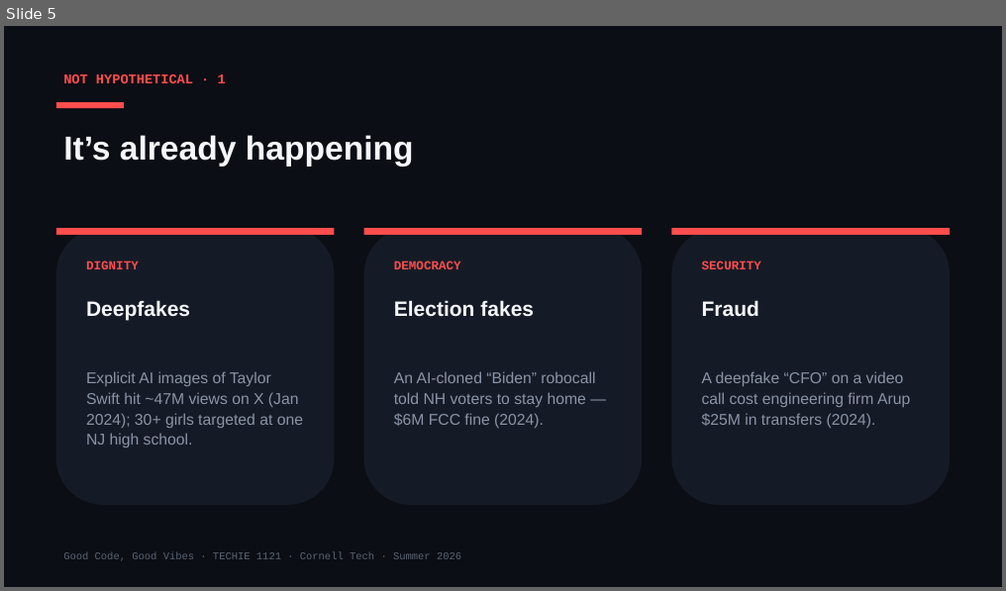
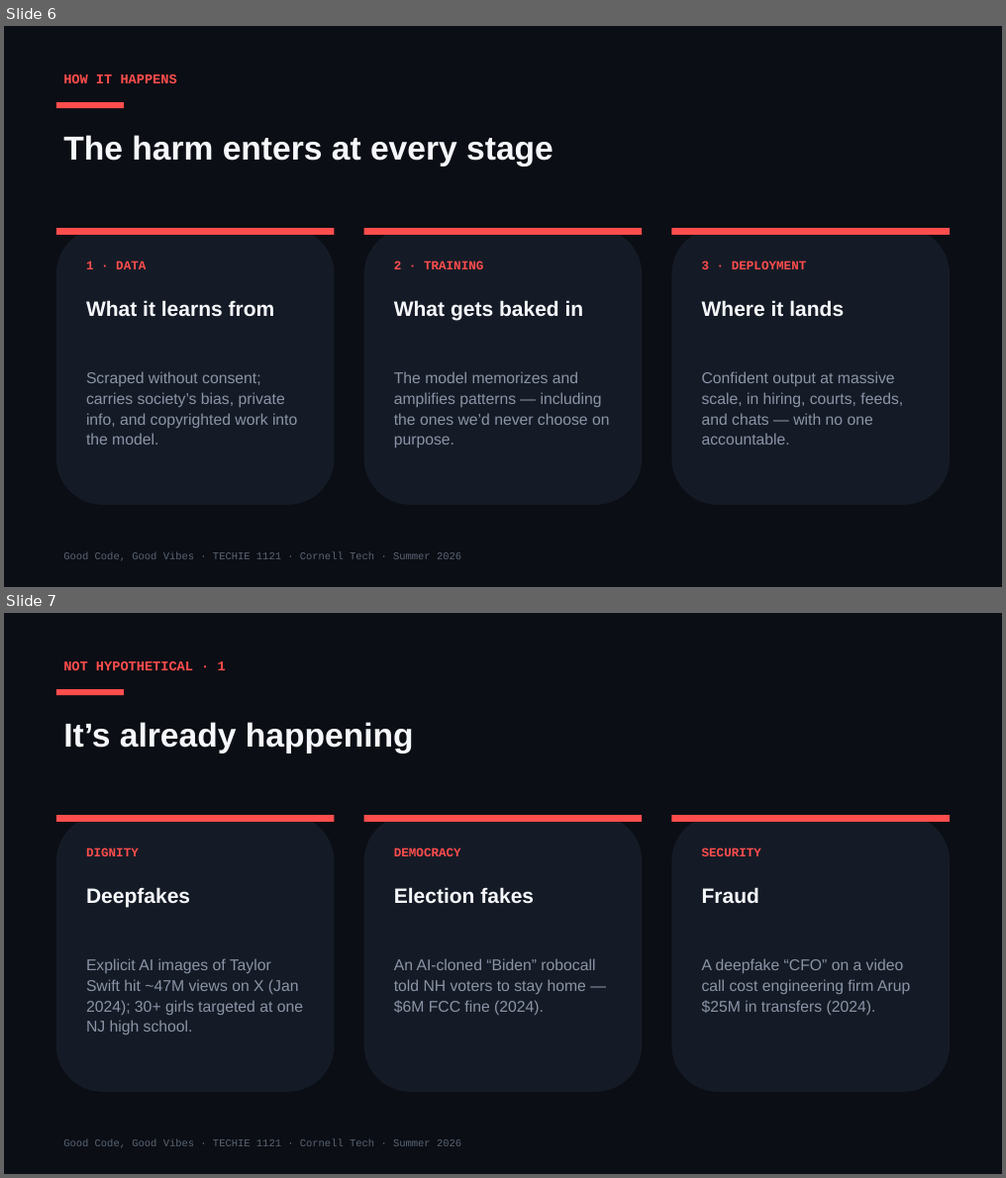
Before and after one commit to Cornell-Tech-Vibe-Coding-Summer-2026/website, a slide deck: slides/Week2-Wed-AI-Against-AI.pptx. Shown one above the other, each under a label of ours: slide 5 before the commit, slides 6 and 7 after it. The pictures are 1006x591 and 1006x1178 pixels, drawn with LibreOffice and Linux fonts; fonts in the diff are those of the drawing. Boxes give left, top, right and bottom in pixels: in the first picture for what was removed or moved away, otherwise in the second. Text is boxed around its words. In the diff, an @@ line names an element or a change of style, - is before the commit and + after.

```diff
--- a/slides/Week2-Wed-AI-Against-AI.pptx
+++ b/slides/Week2-Wed-AI-Against-AI.pptx
@@ slide 6 added at [4, 26, 1002, 587], background #0B0E14 @@
@@ text added at [63, 75, 177, 83], 13 pt, text #FF4D4D, bold @@
+HOW IT HAPPENS
@@ rectangle added at [56, 102, 124, 108], fill #FF4D4D @@
@@ text added at [63, 135, 553, 167], 32 pt, text #F5F7FA, bold @@
+The harm enters at every stage
@@ rounded rectangle added at [56, 228, 334, 505], fill #151B26 @@
@@ rectangle added at [56, 228, 334, 235], fill #FF4D4D @@
@@ rounded rectangle added at [364, 228, 642, 505], fill #151B26 @@
@@ rectangle added at [364, 228, 642, 235], fill #FF4D4D @@
@@ rounded rectangle added at [672, 228, 949, 505], fill #151B26 @@
@@ rectangle added at [672, 228, 949, 235], fill #FF4D4D @@
@@ text added at [86, 261, 146, 270], 12 pt, text #FF4D4D, bold @@
+1 · DATA
@@ text added at [394, 261, 483, 270], 12 pt, text #FF4D4D, bold @@
+2 · TRAINING
@@ text added at [702, 261, 807, 270], 12 pt, text #FF4D4D, bold @@
+3 · DEPLOYMENT
@@ text added at [86, 300, 275, 317], 20 pt, text #F5F7FA, bold @@
+What it learns from
@@ text added at [394, 300, 584, 320], 20 pt, text #F5F7FA, bold @@
+What gets baked in
@@ text added at [702, 300, 844, 317], 20 pt, text #F5F7FA, bold @@
+Where it lands
@@ text added at [86, 372, 297, 445], 15 pt, text #8A94A6 @@
+Scraped without consent; carries society’s bias, private info, and copyrighted work into the model.
@@ text added at [394, 372, 610, 448], 15 pt, text #8A94A6 @@
+The model memorizes and amplifies patterns — including the ones we’d never choose on purpose.
@@ text added at [702, 372, 903, 445], 15 pt, text #8A94A6 @@
+Confident output at massive scale, in hiring, courts, feeds, and chats — with no one accountable.
@@ text added at [63, 553, 461, 562], 10 pt, text #5A6474 @@
+Good Code, Good Vibes · TECHIE 1121 · Cornell Tech · Summer 2026
@@ what was slide 5 is now slide 7 @@
```
Also in this commit, not shown: 3 slides changed, 6 other slides added, 1 other file.
